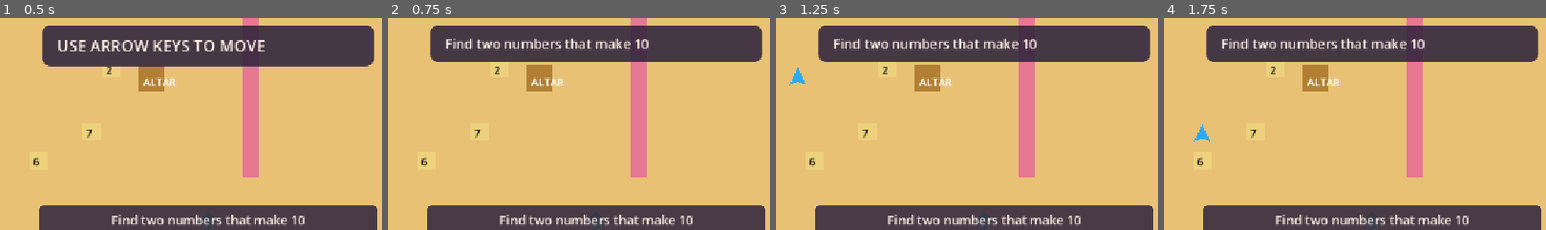
Above: before the commit, frames 1-4 (left to right).
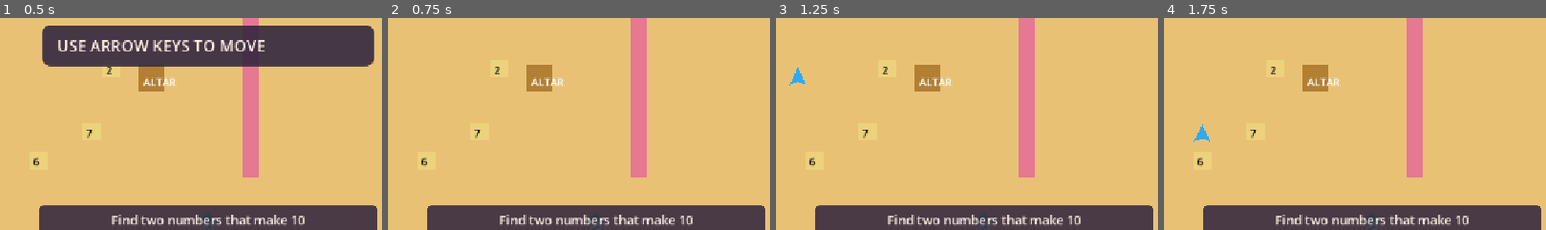
Above: after the commit, the same moments.

Repository: rinata-abdurakhimova/game-divers-slayy
Game: Godot game, scene res://scenes/main/Main.tscn
Two runs of this game, one before a commit and one after it. Both use one fixed random seed, a clock stepped at 60 frames per second and the inputs below.
Inputs:
- Up to frame 1 (0.5 s): no input
- Up to frame 2 (0.75 s): tap Enter at 0.5 s; hold Right (move_right) from 0.53 s (still down); hold Space (action) from 0.53 s (still down)
- Up to frame 3 (1.25 s): keep holding Right (move_right); keep holding Space (action)
- Up to frame 4 (1.75 s): release Right (move_right) at 1.28 s; release Space (action) at 1.28 s; hold Down (move_down) from 1.28 s (still down); tap Space (action) at 1.35 s
The pictures show only the part of the screen within x 23-73%, y 35-85%; the shares and areas given below are measured in that part.

Frame 1 is identical in both runs. In frame 2, 15% of the frame differs, in the area x 11-98%, y 3-21%; in frame 3, 15%; in frame 4, 15%.

Commit message:
feat: update visibility logic for hints and sand visual in TutorialOverlay and Level01Controller

Diff:
--- a/scenes/ui/TutorialOverlay.tscn
+++ b/scenes/ui/TutorialOverlay.tscn
@@ -48,6 +48,7 @@
 
 [node name="CollectionHint" type="PanelContainer" parent="VBox"]
 unique_name_in_owner = true
+visible = false
 layout_mode = 2
 theme_override_styles/panel = SubResource("StyleBox_banner")
 
@@ -59,6 +60,7 @@
 
 [node name="SubmissionHint" type="PanelContainer" parent="VBox"]
 unique_name_in_owner = true
+visible = false
 layout_mode = 2
 theme_override_styles/panel = SubResource("StyleBox_banner")
 
@@ -70,6 +72,7 @@
 
 [node name="RuleChangeBanner" type="PanelContainer" parent="VBox"]
 unique_name_in_owner = true
+visible = false
 layout_mode = 2
 theme_override_styles/panel = SubResource("StyleBox_banner")
 
--- a/scenes/world/Level_01.tscn
+++ b/scenes/world/Level_01.tscn
@@ -31,7 +31,7 @@
 [node name="WaterVisual" type="Polygon2D" parent="Background"]
 visible = false
 color = Color(0.95, 0.28, 0.72, 0.4)
-polygon = PackedVector2Array(0, 0, 1152, 0, 1152, 648, 0, 648)
+polygon = PackedVector2Array(640, 0, 1152, 0, 1152, 648, 640, 648)
 
 [node name="Navigation" type="Node2D" parent="."]
 
--- a/scripts/ui/TutorialOverlay.gd
+++ b/scripts/ui/TutorialOverlay.gd
@@ -26,7 +26,7 @@
 		or event.is_action_pressed(&"move_up") or event.is_action_pressed(&"move_down"):
 		_movement_seen = true
 		arrow_hint.hide()
-		collection_hint.show()
+		collection_hint.hide()
 		get_viewport().set_input_as_handled()
 
 
@@ -39,7 +39,7 @@
 		collection_hint.hide()
 	elif _movement_seen and current_phase == GameRules.Phase.LAND:
 		submission_hint.hide()
-		collection_hint.show()
+		collection_hint.hide()
 
 
 func _on_phase_changed(new_phase: GameRules.Phase) -> void:
--- a/scripts/world/Level01Controller.gd
+++ b/scripts/world/Level01Controller.gd
@@ -72,7 +72,7 @@
 	var sand: CanvasItem = get_node_or_null(sand_visual_path) as CanvasItem
 	var water: CanvasItem = get_node_or_null(water_visual_path) as CanvasItem
 	if sand != null:
-		sand.visible = false
+		sand.visible = true
 	if water != null:
 		water.visible = true
 
